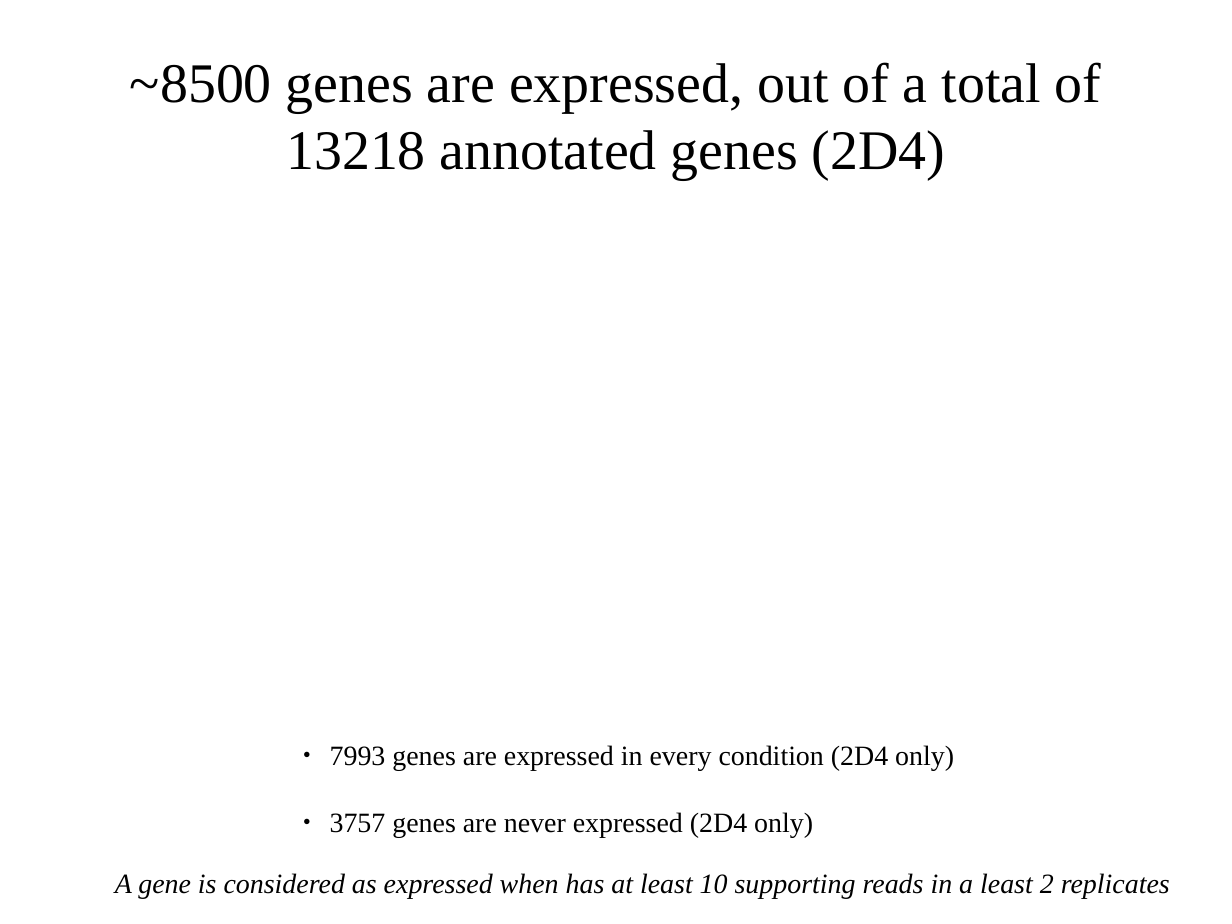
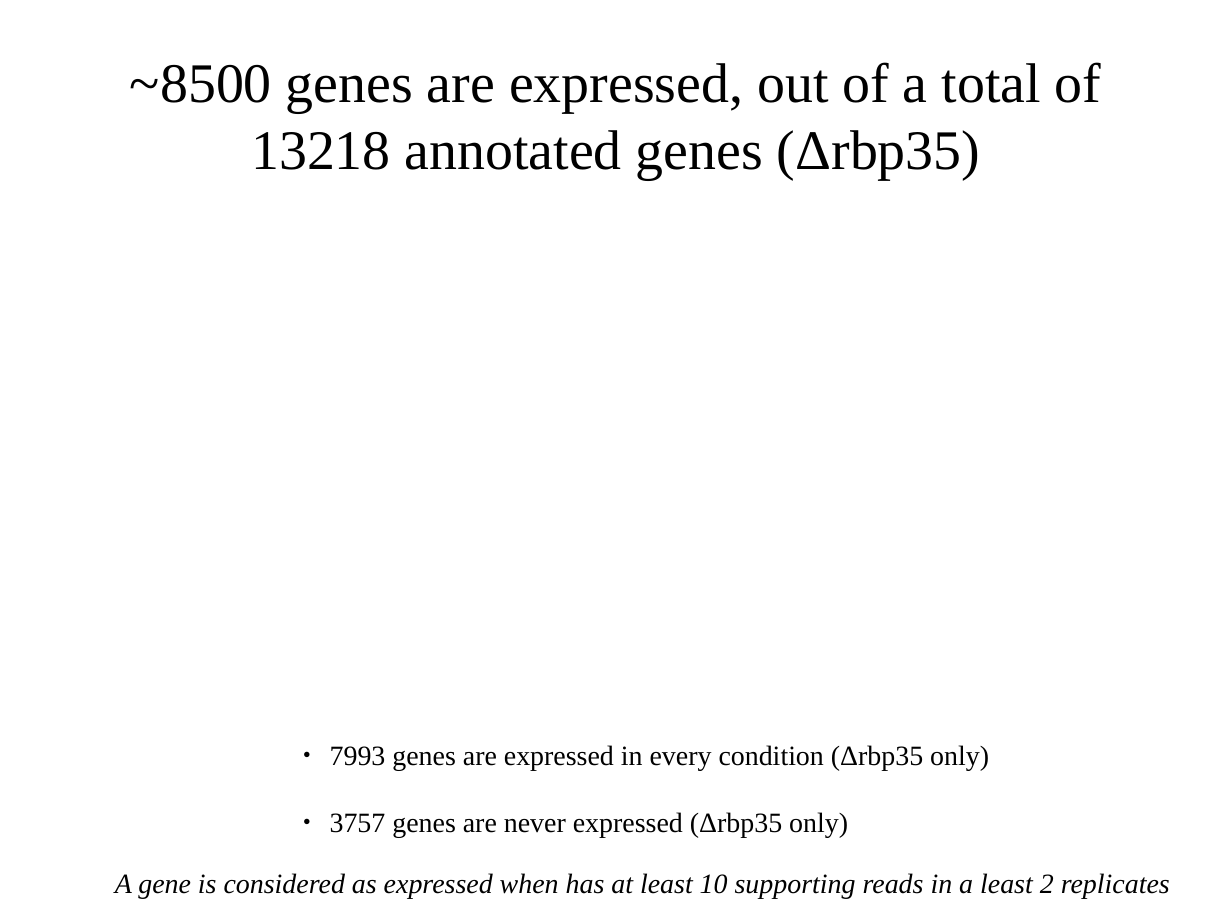
Before and after one commit to wilkinsonlab/m-oryzae-polya, a slide deck: slide 6 of doc/version_21/oryzae_presentation.odp. Drawn at 1232x924 pixels with LibreOffice and Linux fonts; fonts in the diff are those of the drawing. Boxes give left, top, right and bottom in pixels: in the first picture for what was removed or moved away, otherwise in the second. Text is boxed around its words. In the diff, an @@ line names an element or a change of style, - is before the commit and + after.

```diff
--- a/doc/version_21/oryzae_presentation.odp
+++ b/doc/version_21/oryzae_presentation.odp
@@ title at [130,62,1102,180]: text changed @@
-~8500 genes are expressed, out of a total of 13218 annotated genes (2D4)
+~8500 genes are expressed, out of a total of 13218 annotated genes (Δrbp35)
@@ text at [330,745,989,837]: text changed @@
-● 7993 genes are expressed in every condition (2D4 only)
-● 3757 genes are never expressed (2D4 only)
+● 7993 genes are expressed in every condition (Δrbp35 only)
+● 3757 genes are never expressed (Δrbp35 only)
```
Also in this commit, not shown: 15 other slides changed, 1 slide added, 4 other files.
